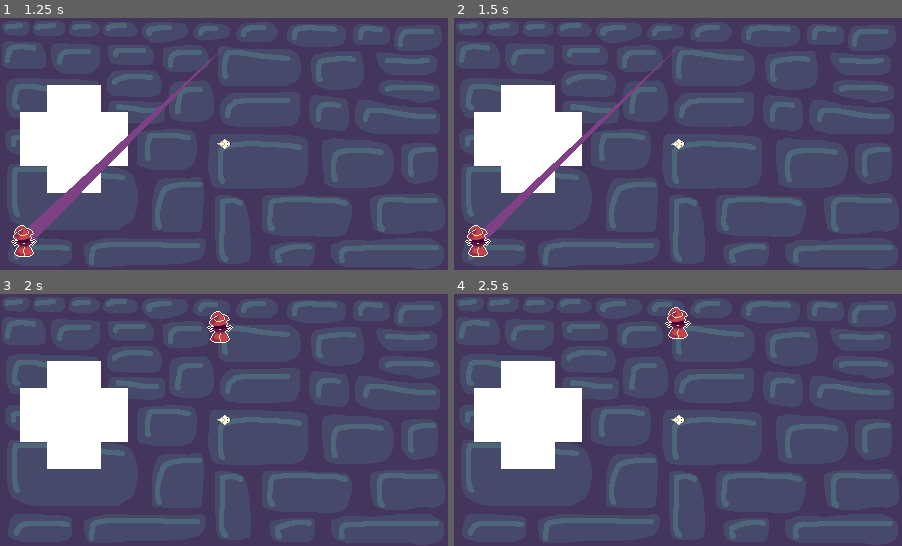
Above: before the commit, frames 1-4 (two rows, left to right).
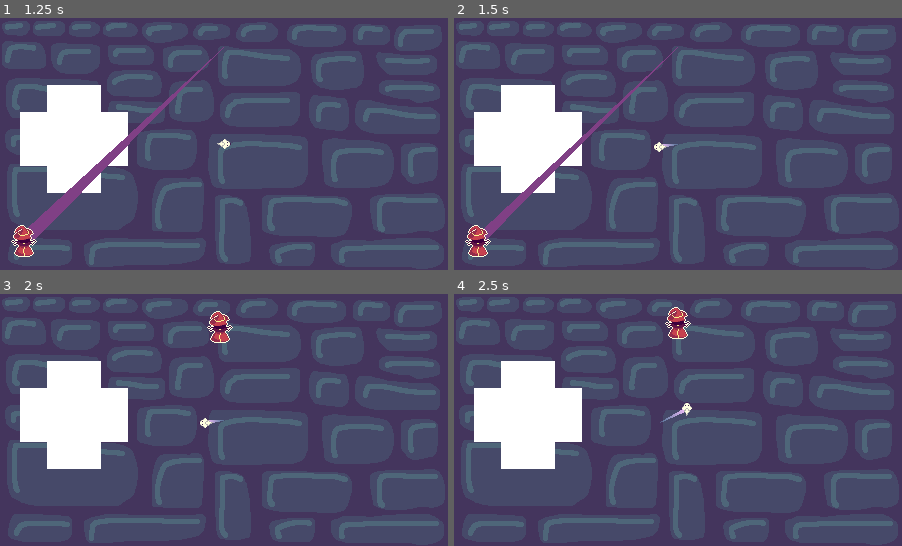
Above: after the commit, the same moments.

Repository: BlendyDev/GMTK2025
Game: Godot game, scene res://Scenes/level.tscn
The game is run twice, just before and just after one commit, with the same random seed, the same clock (stepped at 60 frames per second) and the same inputs. Sound files missing from this copy of the repository are replaced by a short silence.
Inputs (mouse positions are in pixels of both pictures, inside the frame that each line leads up to):
- Up to frame 1 (1.25 s): tap Enter at 0.5 s; hold Up (Up) from 0.53 s (still down); hold Space (Space) from 0.53 s (still down); click (224, 144) at 0.67 s
- Up to frame 2 (1.5 s): move the mouse to (588, 156) at 1.27 s; release Up (Up) at 1.28 s; release Space (Space) at 1.28 s; tap Space (Space) at 1.35 s
- Up to frame 3 (2 s): no input
- Up to frame 4 (2.5 s): move the mouse to (722, 364) at 2.02 s; hold Up (Up) from 2.03 s (still down); hold Space (Space) from 2.03 s (still down)

Frame 1 is identical in both runs. In frame 2, 0.1% of the frame differs, in the area x 44-52%, y 48-54%; in frame 3, 0.1%; in frame 4, 0.2%, in the area x 45-54%, y 43-52%.

Commit message:
Changed sfx from level scene to global ones

Diff:
--- a/Scenes/audio_controller.tscn
+++ b/Scenes/audio_controller.tscn
@@ -12,7 +12,7 @@
 stream_0/stream = ExtResource("2_nqcbu")
 
 [sub_resource type="AudioStreamRandomizer" id="AudioStreamRandomizer_y4nv4"]
-random_pitch = 1.3
+random_pitch = 1.2
 random_volume_offset_db = 1.4
 streams_count = 1
 stream_0/stream = ExtResource("3_ual3u")
--- a/Scenes/level.tscn
+++ b/Scenes/level.tscn
@@ -1,15 +1,12 @@
-[gd_scene load_steps=24 format=3 uid="uid://4otsh1wy31kg"]
+[gd_scene load_steps=19 format=3 uid="uid://4otsh1wy31kg"]
 
 [ext_resource type="Script" uid="uid://cxjw50s4jeh2y" path="res://Scripts/trail.gd" id="1_0f350"]
 [ext_resource type="Script" uid="uid://c26jmx7s0p0dr" path="res://Scripts/level.gd" id="1_ha31o"]
 [ext_resource type="Script" uid="uid://cd8k0h68k4a8g" path="res://Scripts/player.gd" id="1_tumq0"]
 [ext_resource type="Texture2D" uid="uid://bj30yhx4p3qu0" path="res://Sprites/debugPlayer.png" id="2_k5f4k"]
 [ext_resource type="SpriteFrames" uid="uid://brjoepnckupck" path="res://Animation/mouseFrames.tres" id="4_0f350"]
-[ext_resource type="AudioStream" uid="uid://dapvn0ocg8s84" path="res://SFX/test_sfx_pickup.wav" id="4_81xng"]
 [ext_resource type="Texture2D" uid="uid://c1yfhu6mq1mop" path="res://Sprites/fondo.png" id="7_8c0lf"]
 [ext_resource type="Texture2D" uid="uid://cyeifbyapar62" path="res://Sprites/trueborder.png" id="8_754fn"]
-[ext_resource type="Script" uid="uid://cjjsuev7gaqao" path="res://Scripts/sfx.gd" id="8_bvt00"]
-[ext_resource type="AudioStream" uid="uid://cf12dn028v1r5" path="res://SFX/test_reset_sfx.wav" id="10_oqgf2"]
 [ext_resource type="PackedScene" uid="uid://dd7jxb3adi5uf" path="res://Scenes/boss.tscn" id="10_qxfql"]
 [ext_resource type="PackedScene" uid="uid://d2cg3mbio7ehv" path="res://Scenes/pause_menu.tscn" id="11_qxfql"]
 [ext_resource type="PackedScene" uid="uid://dsc0qsqg2g7nq" path="res://Scenes/options_menu.tscn" id="13_pa6b8"]
@@ -40,14 +37,6 @@
 
 [sub_resource type="RectangleShape2D" id="RectangleShape2D_qxfql"]
 size = Vector2(1, 253)
-
-[sub_resource type="AudioStreamRandomizer" id="AudioStreamRandomizer_754fn"]
-streams_count = 1
-stream_0/stream = ExtResource("4_81xng")
-
-[sub_resource type="AudioStreamRandomizer" id="AudioStreamRandomizer_bvt00"]
-streams_count = 1
-stream_0/stream = ExtResource("10_oqgf2")
 
 [node name="Level" type="Node2D"]
 script = ExtResource("1_ha31o")
@@ -124,21 +113,6 @@
 position = Vector2(-224.5, 0.5)
 shape = SubResource("RectangleShape2D_qxfql")
 
-[node name="SFX" type="Control" parent="."]
-layout_mode = 3
-anchors_preset = 0
-offset_right = 40.0
-offset_bottom = 40.0
-script = ExtResource("8_bvt00")
-
-[node name="CircleFinish" type="AudioStreamPlayer2D" parent="SFX"]
-stream = SubResource("AudioStreamRandomizer_754fn")
-pitch_scale = 1.3
-
-[node name="CircleReset" type="AudioStreamPlayer2D" parent="SFX"]
-stream = SubResource("AudioStreamRandomizer_bvt00")
-pitch_scale = 1.3
-
 [node name="Boss" parent="." instance=ExtResource("10_qxfql")]
 position = Vector2(-200, 97)
 
--- a/Scripts/boss.gd
+++ b/Scripts/boss.gd
@@ -12,7 +12,6 @@
 
 @onready var player: Player = $"../Player"
 @onready var trail: Trail = $"../Trail"
-@onready var sfx: SFX = $"../SFX"
 var bodies_entered: Array[Node2D]
 @onready var timer = $SwitchAction
 @onready var rng = RandomNumberGenerator.new()
@@ -55,7 +54,7 @@
 		trail.can_trail = false
 		trail.animate_fail_trail()
 		trail.reset_trail()
-		sfx.circle_reset()
+		AudioController.fail_circle_sfx()
 	pass # Replace with function body.
 
 func _on_body_exited(body: Node2D) -> void:
--- a/Scripts/mob.gd
+++ b/Scripts/mob.gd
@@ -3,7 +3,6 @@
 
 @onready var player: Player = $"../Player"
 @onready var trail: Trail = $"../Trail"
-@onready var sfx: SFX = $"../SFX"
 var bodies_entered: Array[Node2D]
 @onready var timer = $SwitchAction
 @onready var rng = RandomNumberGenerator.new()
@@ -64,7 +63,7 @@
 		trail.can_trail = false
 		trail.animate_fail_trail()
 		trail.reset_trail()
-		sfx.circle_reset()
+		AudioController.fail_circle_sfx()
 	pass # Replace with function body.
 
 
--- a/Scripts/trail.gd
+++ b/Scripts/trail.gd
@@ -11,7 +11,6 @@
 @export var circle_min_timeout_sec: float
 @onready var player: Player = $"../Player"
 var trail_collisions: Array[CollisionShape2D]
-@onready var sfx: SFX = $"../SFX"
 var can_trail = true
 @export var last_points_tolerance = 0.2
 @onready var loop_scene = preload("res://Scenes/loop.tscn")
@@ -67,7 +66,7 @@
 	if (player.velocity.length() < 20.0):
 		reset_trail()
 		return
-	sfx.circle_finish()
+	AudioController.circle_sfx()
 	var fade_out_trail = Line2D.new()
 	fade_out_trail.antialiased = true
 	fade_out_trail.width = 6.0
